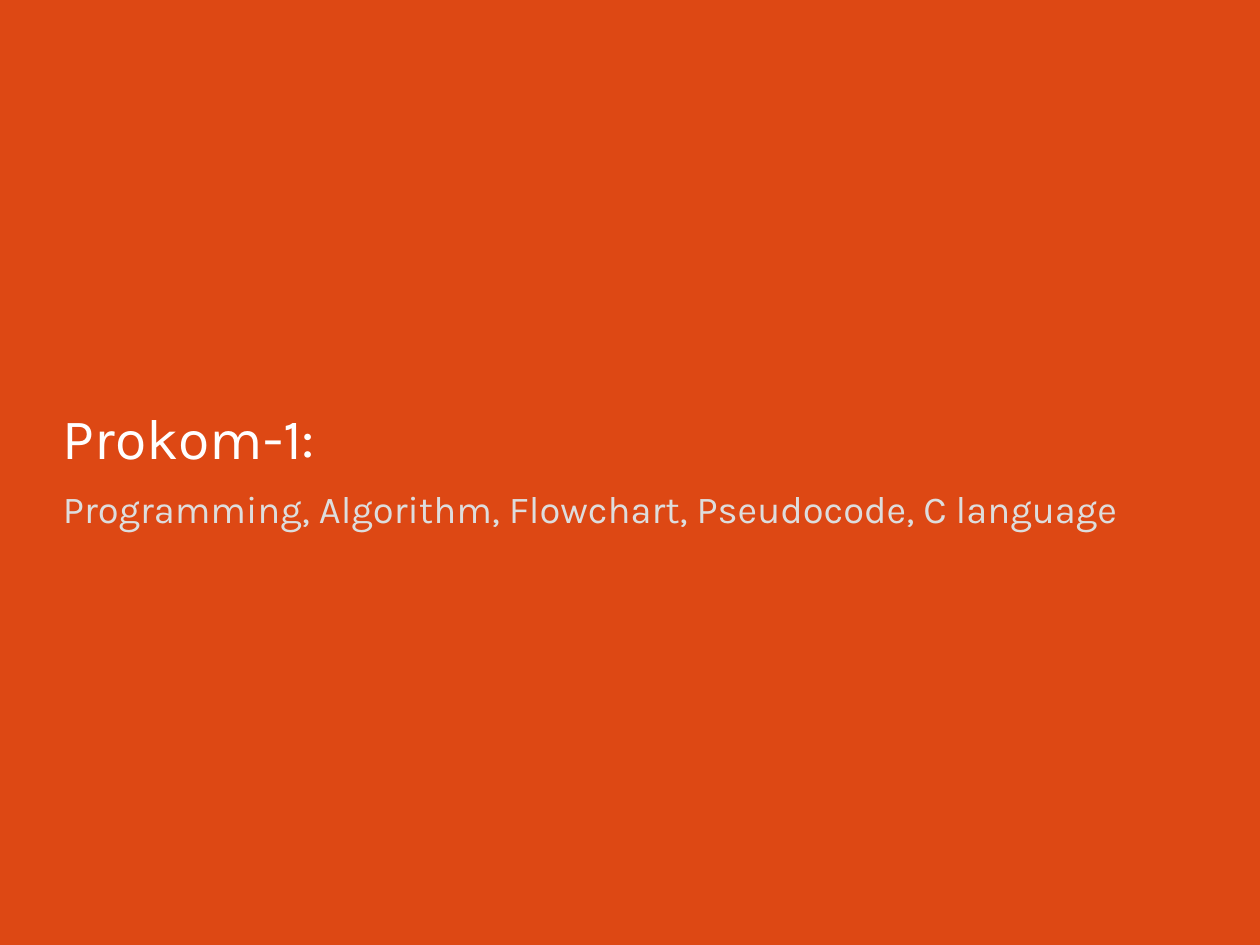
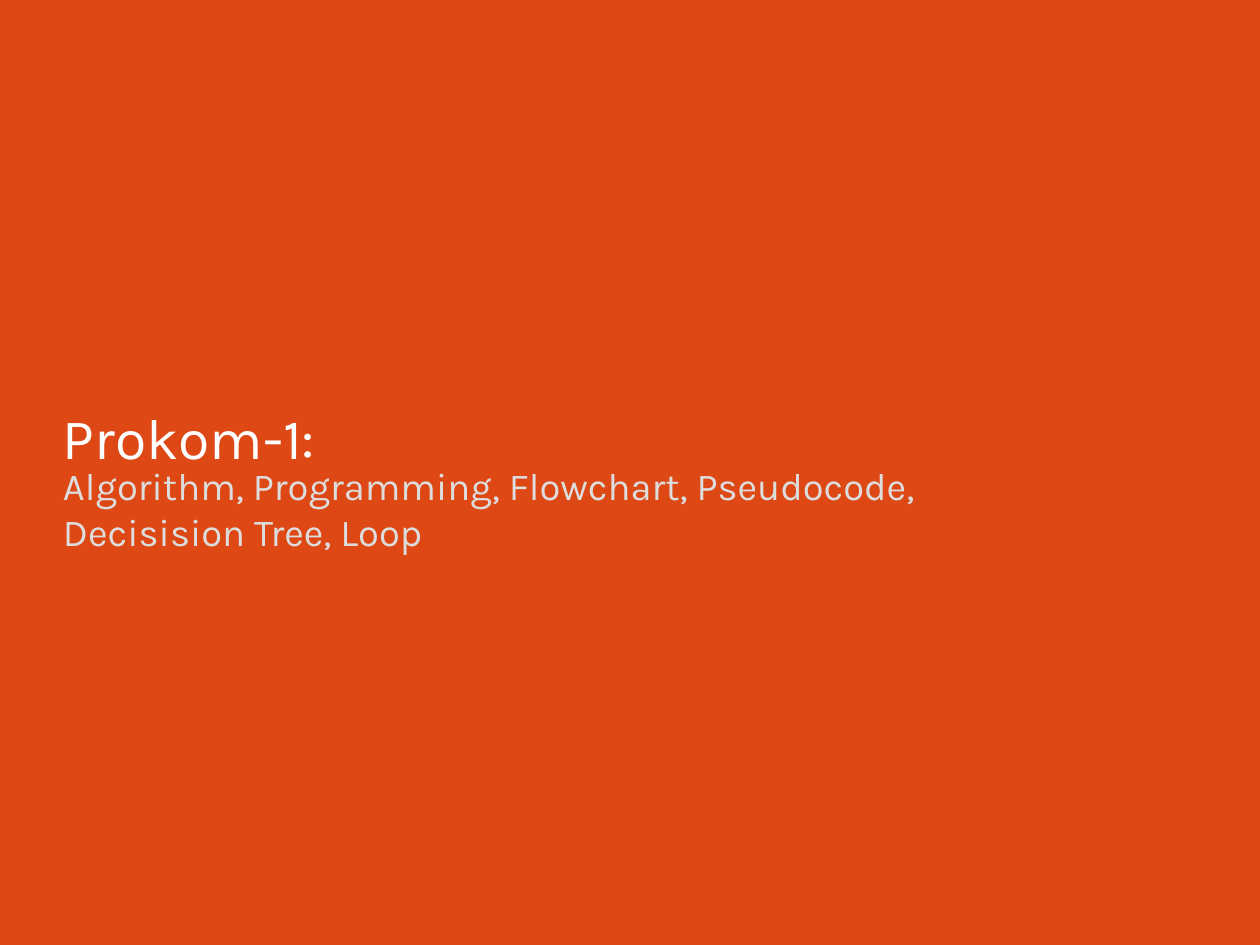
Before and after one commit to bagustris/prokom-tf, a slide deck: slide 1 of slide/prokom1.odp. Drawn at 1260x945 pixels with LibreOffice and Linux fonts; fonts in the diff are those of the drawing. Boxes give left, top, right and bottom in pixels: in the first picture for what was removed or moved away, otherwise in the second. Text is boxed around its words. In the diff, an @@ line names an element or a change of style, - is before the commit and + after.

```diff
--- a/slide/prokom1.odp
+++ b/slide/prokom1.odp
@@ subtitle at bbox=[63, 473, 915, 555]: text changed @@
-Programming, Algorithm, Flowchart, Pseudocode, C language
+Algorithm, Programming, Flowchart, Pseudocode,
+Decisision Tree, Loop
```
Also in this commit, not shown: 1 other slide changed, 6 other files.
